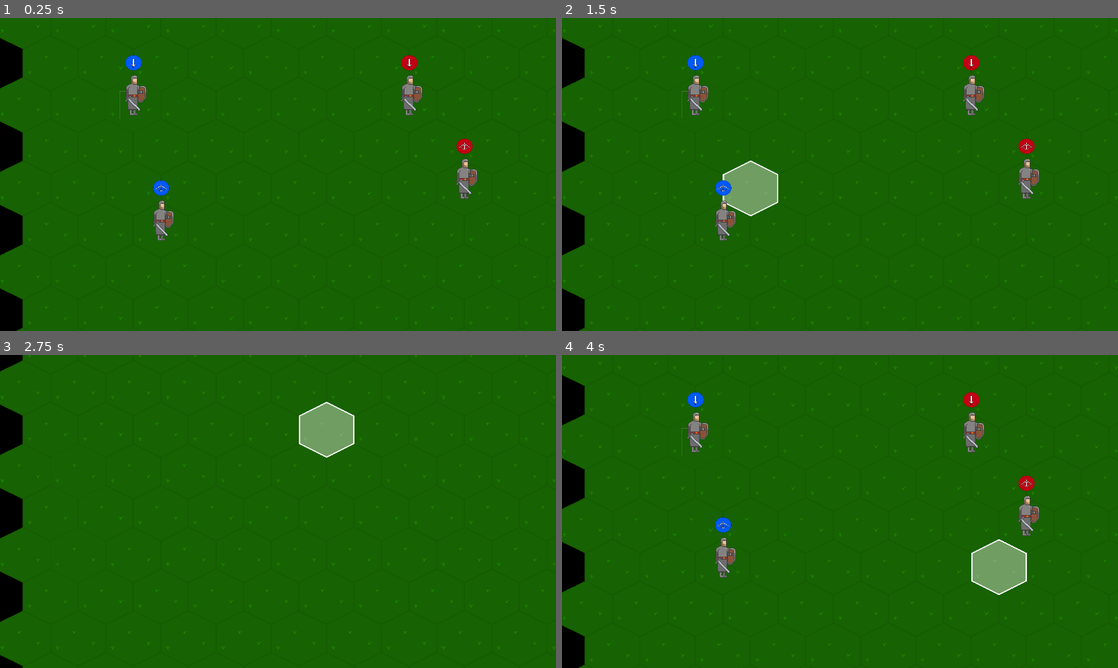
Above: before the commit, frames 1-4 (two rows, left to right).
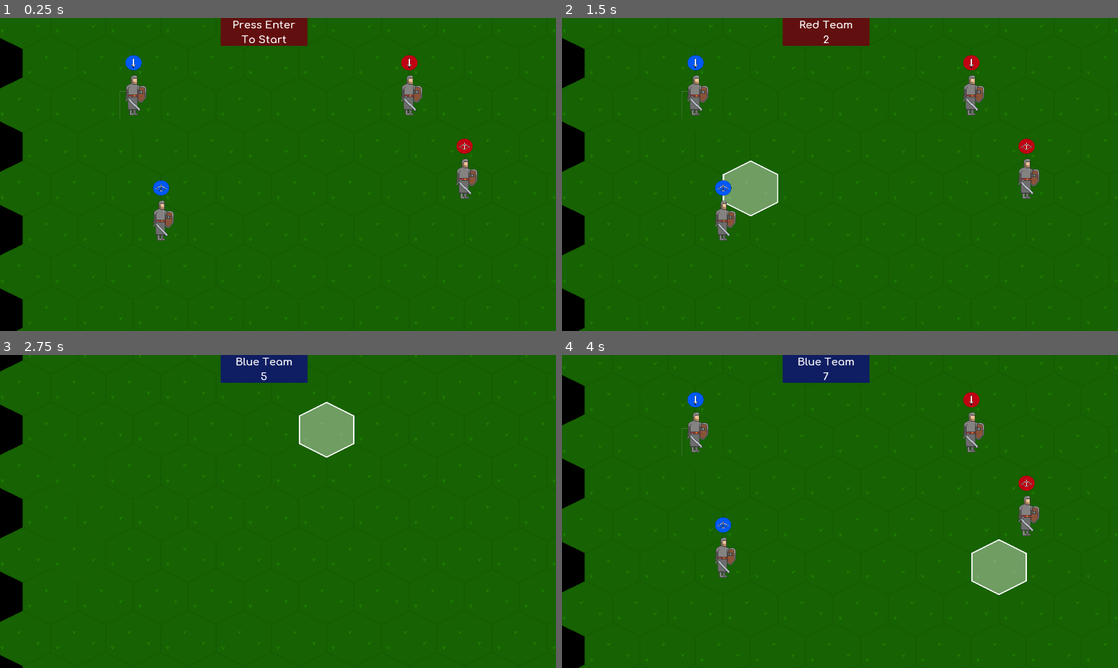
Above: after the commit, the same moments.

Repository: IndecisionGames/Fallen-Realm
Game: Godot game, scene res://Game.tscn
The game is run twice, just before and just after one commit, with the same random seed, the same clock (stepped at 60 frames per second) and the same inputs.
Inputs (mouse positions are in pixels of both pictures, inside the frame that each line leads up to):
- Up to frame 1 (0.25 s): no input
- Up to frame 2 (1.5 s): tap Enter (end_turn) at 0.5, 0.6 s; move the mouse to (962, 158) at 0.52 s; click (962, 158) at 0.67 s; tap Space (camera_center) at 1.25, 1.35 s; move the mouse to (728, 190) at 1.27 s; click (728, 190) at 1.42 s
- Up to frame 3 (2.75 s): tap Enter (end_turn) at 1.55, 2, 2.3 s; move the mouse to (333, 442) at 2.02 s; hold Down (camera_down) from 2.03 s (still down); click (333, 442) at 2.17 s
- Up to frame 4 (4 s): move the mouse to (812, 574) at 2.77 s; release Down (camera_down) at 2.78 s; tap Left (camera_left) at 2.85 s; click (812, 574) at 2.92 s; tap Enter (end_turn) at 3.05, 3.8 s; tap Space (camera_center) at 3.5 s; move the mouse to (1006, 558) at 3.52 s; hold Middle mouse button (camera_move) from 3.53 s (still down); click (1006, 558) at 3.67 s

The runs differ from the first frame. In frame 1, 1.4% of the frame differs, in the area x 39-56%, y 0-9%; in frame 2, 1.4%; in frame 3, 1.4%; in frame 4, 1.4%.

Commit message:
basic turn manager

Diff:
--- a/Game.tscn
+++ b/Game.tscn
@@ -6,10 +6,11 @@
 [ext_resource path="res://scripts/map/Grid.gd" type="Script" id=4]
 [ext_resource path="res://characters/character.tscn" type="PackedScene" id=5]
 [ext_resource path="res://map/terrain_tileset.tres" type="TileSet" id=6]
-[ext_resource path="res://scripts/character_panel.gd" type="Script" id=7]
+[ext_resource path="res://scripts/CharacterPanel.gd" type="Script" id=7]
 [ext_resource path="res://scripts/CharacterController.gd" type="Script" id=8]
 [ext_resource path="res://scripts/characters/character_ranged.gd" type="Script" id=9]
 [ext_resource path="res://scripts/TurnManager.gd" type="Script" id=10]
+[ext_resource path="res://TurnPanel.gd" type="Script" id=11]
 
 [sub_resource type="DynamicFontData" id=1]
 font_path = "res://assets/font/Comfortaa-Bold.ttf"
@@ -172,6 +173,47 @@
 "_edit_use_anchors_": false
 }
 
+[node name="TurnPanel" type="MarginContainer" parent="CanvasLayer/UI"]
+anchor_left = -1.0
+anchor_top = -1.0
+anchor_right = -1.0
+anchor_bottom = -1.0
+margin_left = 44.0
+margin_top = -231.0
+margin_right = 244.0
+margin_bottom = -167.0
+script = ExtResource( 11 )
+__meta__ = {
+"_edit_use_anchors_": false
+}
+
+[node name="Background" type="ColorRect" parent="CanvasLayer/UI/TurnPanel"]
+margin_right = 200.0
+margin_bottom = 64.0
+color = Color( 0.388235, 0.0627451, 0.0627451, 1 )
+
+[node name="Rows" type="VBoxContainer" parent="CanvasLayer/UI/TurnPanel"]
+margin_right = 200.0
+margin_bottom = 64.0
+__meta__ = {
+"_edit_use_anchors_": false
+}
+
+[node name="Team" type="Label" parent="CanvasLayer/UI/TurnPanel/Rows"]
+margin_right = 200.0
+margin_bottom = 30.0
+custom_fonts/font = SubResource( 2 )
+text = "Press Enter"
+align = 1
+
+[node name="Number" type="Label" parent="CanvasLayer/UI/TurnPanel/Rows"]
+margin_top = 34.0
+margin_right = 200.0
+margin_bottom = 64.0
+custom_fonts/font = SubResource( 2 )
+text = "To Start"
+align = 1
+
 [node name="CharacterPanel" type="MarginContainer" parent="CanvasLayer/UI"]
 anchor_left = 1.0
 anchor_top = 1.0
@@ -189,7 +231,7 @@
 [node name="Background" type="ColorRect" parent="CanvasLayer/UI/CharacterPanel"]
 margin_right = 392.0
 margin_bottom = 177.0
-color = Color( 0.290196, 0.0862745, 0.0862745, 1 )
+color = Color( 0.388235, 0.0627451, 0.0627451, 1 )
 
 [node name="Rows" type="VBoxContainer" parent="CanvasLayer/UI/CharacterPanel"]
 margin_right = 392.0
@@ -235,8 +277,9 @@
 position = Vector2( 1080, 440 )
 z_index = 2
 script = ExtResource( 9 )
+[connection signal="on_turn_change" from="TurnManager" to="CharacterController" method="_on_TurnManager_on_turn_change"]
+[connection signal="on_turn_change" from="TurnManager" to="CanvasLayer/UI/TurnPanel" method="_on_TurnManager_on_turn_change"]
 [connection signal="on_turn_change" from="TurnManager" to="CanvasLayer/UI/CharacterPanel" method="_on_TurnManager_on_turn_change"]
-[connection signal="on_turn_change" from="TurnManager" to="CharacterController" method="_on_TurnManager_on_turn_change"]
 [connection signal="mouse_entered" from="CanvasLayer/MouseBorder/UpLeft" to="Camera2D" method="_on_UpLeft_mouse_entered"]
 [connection signal="mouse_exited" from="CanvasLayer/MouseBorder/UpLeft" to="Camera2D" method="_on_UpLeft_mouse_exited"]
 [connection signal="mouse_entered" from="CanvasLayer/MouseBorder/Up" to="Camera2D" method="_on_Up_mouse_entered"]
--- /dev/null
+++ b/TurnPanel.gd
@@ -0,0 +1,18 @@
+extends MarginContainer
+
+onready var team_text = get_node("Rows/Team")
+onready var number_text = get_node("Rows/Number")
+onready var background = get_node("Background")
+
+enum Turn {blue, red}
+
+
+func _on_TurnManager_on_turn_change(turn_team, turn_num):
+	number_text.text = String(turn_num)
+	if turn_team == Turn.blue:
+		team_text.text = "Blue Team"
+		background.color = Color("101e63")
+
+	if turn_team == Turn.red:
+		team_text.text = "Red Team"
+		background.color = Color("631010")
--- a/scripts/CharacterController.gd
+++ b/scripts/CharacterController.gd
@@ -27,7 +27,6 @@
 func _ready():
 	selected = null
 	selected_is_current_team = null
-	turn = Turn.blue
 	for blue in blue_characters.get_children():
 		blue.change_to_blue()
 		blue_team_units.append(blue)
@@ -46,13 +45,6 @@
 			update_movement_indicators()
 		else:
 			clear_movement_indicators_behind_player()
-
-	# TODO: this should be triggered by some master game controller which emits an  event that the turn is over
-	# in this trigggered function it could get the turn state by calling some function in the master game controller
-	if Input.is_action_just_pressed("end_turn"):
-		change_turn()
-
-	# TAB - cycle between all blue_team_units
 
 func _input(event):
 	if event is InputEventMouseButton and event.pressed:
@@ -107,15 +99,6 @@
 				return red_team
 	return null
 
-func change_turn():
-	if turn == Turn.blue:
-		turn = Turn.red
-		for red_team in red_team_units:
-			red_team.next_turn()
-	else:
-		turn = Turn.blue
-		for blue_team in blue_team_units:
-			blue_team.next_turn()
 
 func highlight_reachable_cells():
 	for i in range(-selected.remaining_movement, selected.remaining_movement+1):
@@ -199,10 +182,25 @@
 	emit_signal("on_deselect")
 
 func update_character_panel():
-	# character_panel.update_panel(selected.current_position, selected.move_range, selected_is_current_team)
-	emit_signal("on_select", selected, selected_is_current_team)
-
-
-
-func _on_TurnManager_on_turn_change():
-	pass # Replace with function body.
+	var selected_team = null
+	if selected_is_current_team and turn == Turn.blue:
+		selected_team = Turn.blue
+	elif !selected_is_current_team and turn == Turn.red:
+		selected_team = Turn.blue
+	else:
+		selected_team = Turn.red
+
+	emit_signal("on_select", selected, selected_team)
+
+
+
+func _on_TurnManager_on_turn_change(turn_team, turn_num):
+	turn = turn_team
+	if turn == Turn.blue:
+		turn = Turn.blue
+		for blue_team in blue_team_units:
+			blue_team.new_turn()
+	else:
+		turn = Turn.red
+		for red_team in red_team_units:
+			red_team.new_turn()
--- a/scripts/character_panel.gd
+++ b/scripts/CharacterPanel.gd
@@ -4,18 +4,20 @@
 onready var speed_text = get_node("Rows/Speed")
 onready var background = get_node("Background")
 
+enum Turn {blue, red}
+
 # Called when the node enters the scene tree for the first time.
 func _ready():
 	visible = false
 
-func update_panel(pos, speed, is_ally):
+func update_panel(pos, speed, team):
 	position_text.text = String(pos.x) + ", " + String(pos.y)
 	speed_text.text = "Speed: " + String(speed)
 
-	if is_ally:
-		background.color = Color("161c4a")
-	else:
-		background.color = Color("4a1616")
+	if team == Turn.blue:
+		background.color = Color("101e63")
+	elif team == Turn.red:
+		background.color = Color("631010")
 
 func _on_CharacterController_on_deselect():
 	visible = false
--- a/scripts/TurnManager.gd
+++ b/scripts/TurnManager.gd
@@ -1,8 +1,8 @@
 extends Node
 
 
-var turn_num = 0
-var turn_team = Turn.blue
+var turn_num
+var turn_team
 
 
 signal on_turn_change
@@ -11,7 +11,9 @@
 enum Turn {blue, red}
 
 func _ready():
-	pass
+	turn_team = Turn.red
+	turn_num = 0
+#	emit_signal("on_turn_change", turn_team, turn_num)
 
 
 # Called every frame. 'delta' is the elapsed time since the previous frame.
@@ -27,7 +29,7 @@
 
 
 func change_turn():
-	turn_num += turn_num
+	turn_num = turn_num + 1
 
 	if turn_team == Turn.blue:
 		turn_team = Turn.red
--- a/scripts/characters/character_base.gd
+++ b/scripts/characters/character_base.gd
@@ -83,7 +83,7 @@
 	moving = true
 	character_sprite.play("walk")
 
-func next_turn():
+func new_turn():
 	remaining_movement = move_range
 
 func change_to_blue():
Not shown: 1 places in Game.tscn that only renumber resources
